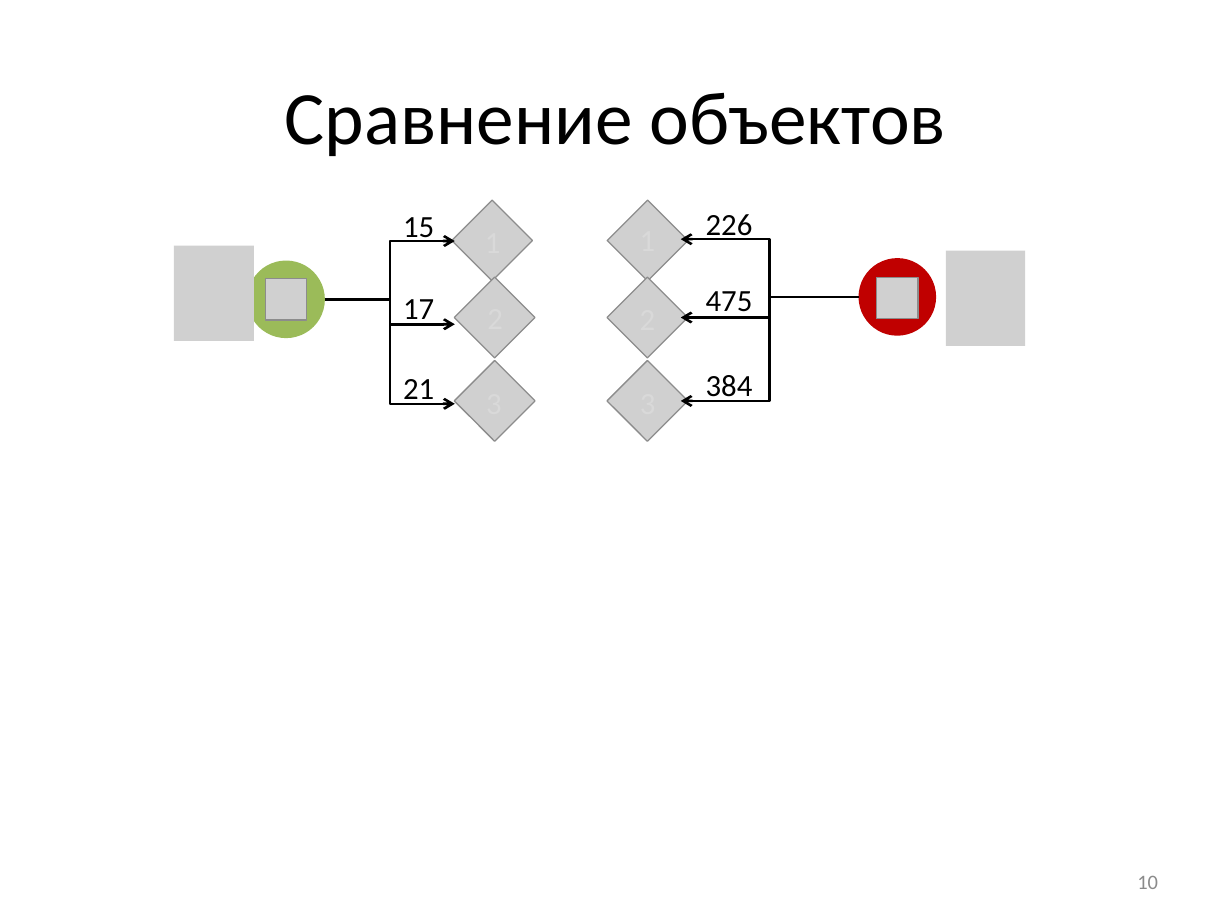
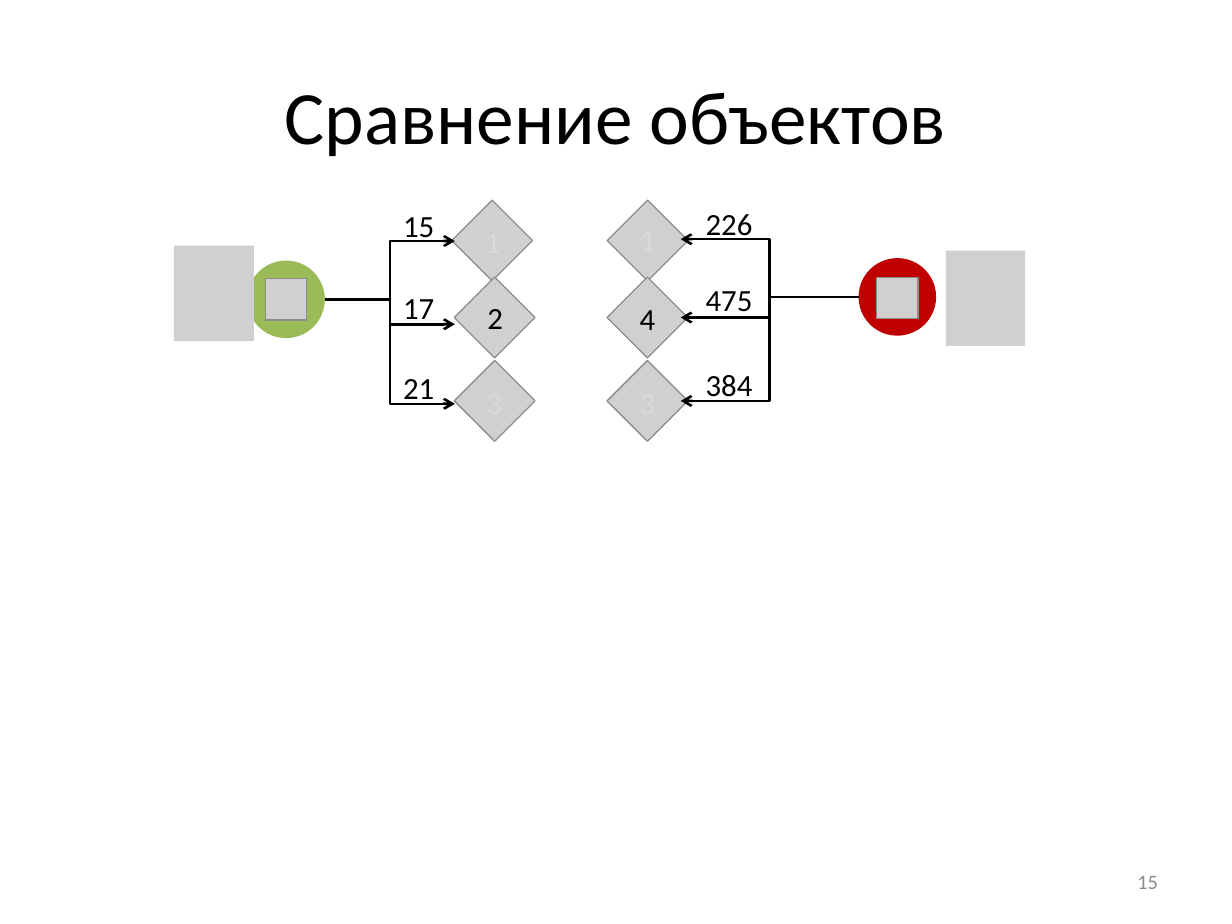
Before and after one commit to Otann/diploma, a slide deck: slide 15 of slides.pptx (slide 10 before the commit). Drawn at 1232x924 pixels with LibreOffice and Linux fonts; fonts in the diff are those of the drawing; grey boxes stand for pictures. Boxes give left, top, right and bottom in pixels: in the first picture for what was removed or moved away, otherwise in the second. Text is boxed around its words. In the diff, an @@ line names an element or a change of style, - is before the commit and + after.

```diff
--- a/slides.pptx
+++ b/slides.pptx
@@ text added at box(487, 309, 503, 329), 18 pt, text #000000 @@
+2
@@ text added at box(640, 310, 656, 330), 18 pt, text #000000 @@
+4
@@ page number at box(1137, 876, 1158, 889): text changed @@
-10
+15
```
Also in this commit, not shown: 8 other slides changed, 6 slides added, 6 slides removed, 4 other files.
